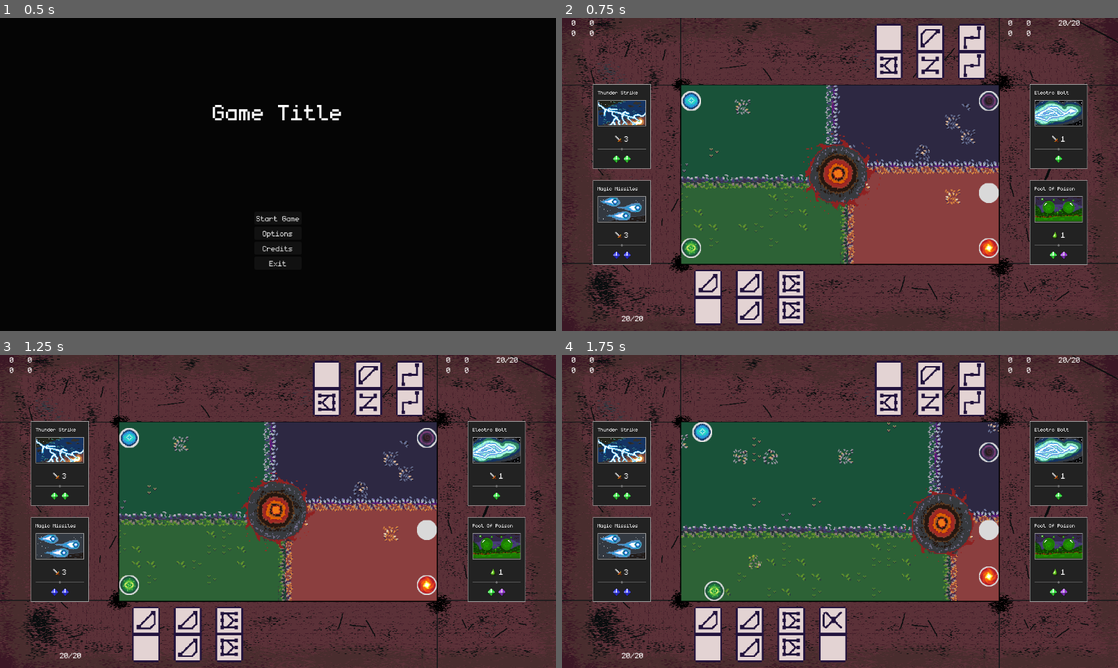
Above: before the commit, frames 1-4 (two rows, left to right).
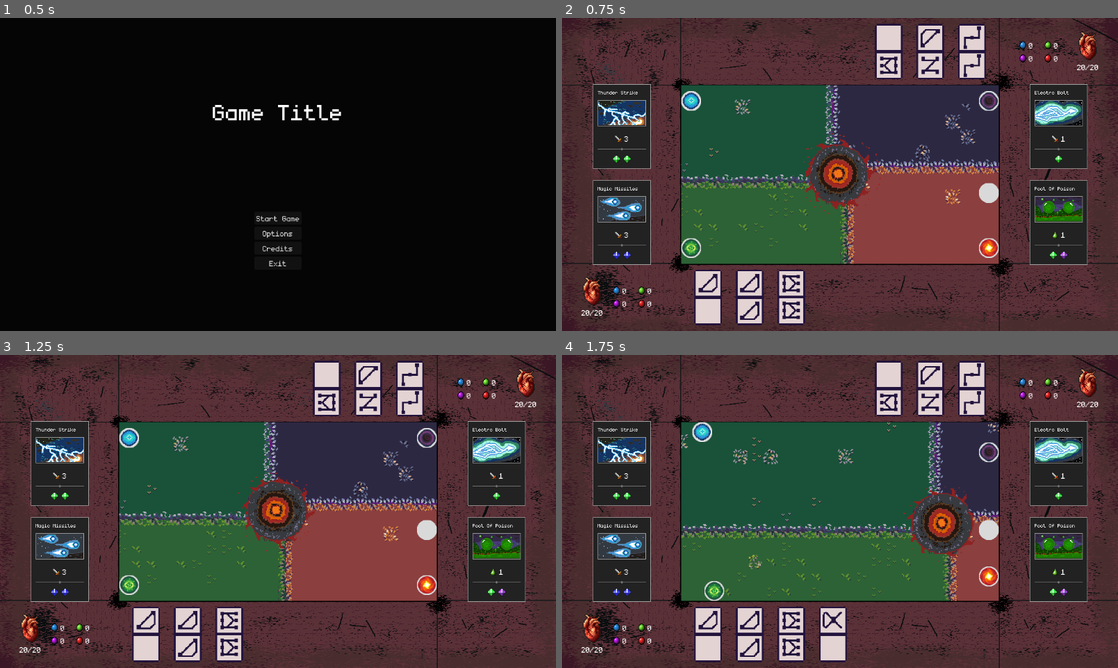
Above: after the commit, the same moments.

Repository: Juanxpeke/GD-BR2024
Game: Godot game, scene res://Core/GUI/MainMenu/main_menu.tscn
Two runs of this game, one before a commit and one after it. Both use one fixed random seed, a clock stepped at 60 frames per second and the inputs below. The engine's default icon, where the game draws it, is replaced by a stand-in: a white triangle on a blue panel in a dark square. Sound files missing from this copy of the repository are replaced by a short silence.
Inputs (mouse positions are in pixels of both pictures, inside the frame that each line leads up to):
- Up to frame 1 (0.5 s): no input
- Up to frame 2 (0.75 s): click "Start Game" at 0.5 s
- Up to frame 3 (1.25 s): no input
- Up to frame 4 (1.75 s): drag from (840, 511) to (990, 530) at 1.27 s

Frame 1 is identical in both runs. In frame 2, 1.0% of the frame differs, in the area x 1-97%, y 0-97%; in frame 3, 1.0%; in frame 4, 1.0%.

Commit message:
Improved GUI

Diff:
--- /dev/null
+++ b/Core/Entity/Boss/Merry/merry.tscn
@@ -0,0 +1,3 @@
+[gd_scene format=3 uid="uid://cigvlcm0md3r0"]
+
+[node name="Merry" type="Node2D"]
--- /dev/null
+++ b/Core/Entity/Boss/Timmy/timmy.tscn
@@ -0,0 +1,3 @@
+[gd_scene format=3 uid="uid://brf63tmxxdl7s"]
+
+[node name="Timmy" type="Node2D"]
--- a/Core/GUI/HUD/HealthContainer/health_container.gd
+++ b/Core/GUI/HUD/HealthContainer/health_container.gd
@@ -3,6 +3,7 @@
 
 var entity : Entity
 
+@onready var health_bar := %HealthBar
 @onready var health_amount := %HealthAmount
 
 # Private
@@ -13,6 +14,8 @@
 
 # Updates this health container layout
 func _update_layout() -> void:
+	health_bar.max_value = entity.health
+	health_bar.value = entity.current_health
 	health_amount.text = str(entity.current_health) + "/" + str(entity.health)
 
 
--- a/Core/GUI/HUD/HealthContainer/health_container.tscn
+++ b/Core/GUI/HUD/HealthContainer/health_container.tscn
@@ -1,14 +1,24 @@
-[gd_scene load_steps=2 format=3 uid="uid://cxuaqhfgjlku8"]
+[gd_scene load_steps=4 format=3 uid="uid://cxuaqhfgjlku8"]
 
 [ext_resource type="Script" path="res://Core/GUI/HUD/HealthContainer/health_container.gd" id="1_lnwry"]
+[ext_resource type="Texture2D" uid="uid://nkxidcqh8odl" path="res://Core/GUI/HUD/HealthContainer/health_sprite_under.png" id="2_33kd0"]
+[ext_resource type="Texture2D" uid="uid://b5yq0teep3yai" path="res://Core/GUI/HUD/HealthContainer/health_sprite_progress.png" id="3_gf1ng"]
 
-[node name="HealthContainer" type="Control"]
-layout_mode = 3
-anchors_preset = 0
+[node name="HealthContainer" type="VBoxContainer"]
+theme_override_constants/separation = 4
 script = ExtResource("1_lnwry")
+
+[node name="HealthBar" type="TextureProgressBar" parent="."]
+unique_name_in_owner = true
+custom_minimum_size = Vector2(38, 60)
+layout_mode = 2
+size_flags_horizontal = 4
+fill_mode = 3
+nine_patch_stretch = true
+texture_under = ExtResource("2_33kd0")
+texture_progress = ExtResource("3_gf1ng")
 
 [node name="HealthAmount" type="Label" parent="."]
 unique_name_in_owner = true
-layout_mode = 0
-offset_right = 40.0
-offset_bottom = 19.0
+custom_minimum_size = Vector2(32, 16)
+layout_mode = 2
--- a/Core/GUI/HUD/ManasContainer/manas_container.gd
+++ b/Core/GUI/HUD/ManasContainer/manas_container.gd
@@ -1,5 +1,12 @@
 class_name ManasContainer
 extends Control
+
+static var icons = [
+	load("res://Core/GUI/HUD/ManasContainer/pearl_1b.png"),
+	load("res://Core/GUI/HUD/ManasContainer/pearl_01d.png"),
+	load("res://Core/GUI/HUD/ManasContainer/pearl_01c.png"),
+	load("res://Core/GUI/HUD/ManasContainer/pearl_01a.png")
+]
 
 var entity : Entity
 
@@ -11,6 +18,7 @@
 
 # Updates this manas container layout
 func _update_layout(mana_type : GameManager.ManaType) -> void:
+	get_child(mana_type).mana_icon.texture = icons[mana_type]
 	get_child(mana_type).mana_amount.text = str(entity.current_manas[mana_type])
 
 
--- a/Core/GUI/HUD/ManasContainer/manas_container.tscn
+++ b/Core/GUI/HUD/ManasContainer/manas_container.tscn
@@ -4,11 +4,11 @@
 [ext_resource type="PackedScene" uid="uid://pkpsvreensab" path="res://Core/GUI/HUD/ManasContainer/mana_information.tscn" id="2_npgfx"]
 
 [node name="ManasContainer" type="HFlowContainer"]
-custom_minimum_size = Vector2(80, 40)
-offset_right = 80.0
-offset_bottom = 40.0
-theme_override_constants/h_separation = 2
-theme_override_constants/v_separation = 2
+custom_minimum_size = Vector2(100, 40)
+offset_right = 120.0
+offset_bottom = 46.0
+theme_override_constants/h_separation = 16
+theme_override_constants/v_separation = 8
 script = ExtResource("1_fg380")
 
 [node name="ArcaneManaInformation" parent="." instance=ExtResource("2_npgfx")]
--- a/Core/GUI/HUD/hud.tscn
+++ b/Core/GUI/HUD/hud.tscn
@@ -29,24 +29,32 @@
 offset_right = 247.0
 grow_vertical = 2
 script = ExtResource("2_ld556")
-health_container = NodePath("HealthContainer")
-manas_container = NodePath("ManasContainer")
+health_container = NodePath("MainInfoContainer/HealthContainer")
+manas_container = NodePath("MainInfoContainer/ManasContainer")
 skills_container = NodePath("SkillsContainer")
 
-[node name="HealthContainer" parent="PlayerInterface" instance=ExtResource("5_gf0k0")]
+[node name="MainInfoContainer" type="HBoxContainer" parent="PlayerInterface"]
 layout_mode = 1
-anchors_preset = 7
-anchor_left = 0.5
+anchors_preset = -1
 anchor_top = 1.0
-anchor_right = 0.5
+anchor_right = 1.0
 anchor_bottom = 1.0
-offset_top = -36.0
-offset_bottom = -36.0
-grow_horizontal = 2
+offset_left = 40.0
+offset_top = -120.0
+offset_right = -40.0
+offset_bottom = -20.0
 grow_vertical = 0
+pivot_offset = Vector2(0, 100)
+theme_override_constants/separation = 20
 
-[node name="ManasContainer" parent="PlayerInterface" instance=ExtResource("5_8ujv3")]
-layout_mode = 0
+[node name="HealthContainer" parent="PlayerInterface/MainInfoContainer" instance=ExtResource("5_gf0k0")]
+layout_mode = 2
+size_flags_horizontal = 0
+size_flags_vertical = 4
+
+[node name="ManasContainer" parent="PlayerInterface/MainInfoContainer" instance=ExtResource("5_8ujv3")]
+layout_mode = 2
+size_flags_vertical = 4
 
 [node name="SkillsContainer" parent="PlayerInterface" instance=ExtResource("3_6ceub")]
 layout_mode = 1
@@ -69,19 +77,30 @@
 grow_horizontal = 0
 grow_vertical = 2
 script = ExtResource("2_ld556")
-health_container = NodePath("HealthContainer")
-manas_container = NodePath("ManasContainer")
+health_container = NodePath("MainInfoContainer/HealthContainer")
+manas_container = NodePath("MainInfoContainer/ManasContainer")
 skills_container = NodePath("SkillsContainer")
 
-[node name="HealthContainer" parent="BossInterface" instance=ExtResource("5_gf0k0")]
+[node name="MainInfoContainer" type="HBoxContainer" parent="BossInterface"]
 layout_mode = 1
-anchors_preset = 5
-anchor_left = 0.5
-anchor_right = 0.5
+anchors_preset = -1
+anchor_right = 1.0
+offset_left = 40.0
+offset_top = 20.0
+offset_right = -40.0
+offset_bottom = 120.0
 grow_horizontal = 2
+pivot_offset = Vector2(167, 0)
+theme_override_constants/separation = 20
+alignment = 2
 
-[node name="ManasContainer" parent="BossInterface" instance=ExtResource("5_8ujv3")]
-layout_mode = 0
+[node name="ManasContainer" parent="BossInterface/MainInfoContainer" instance=ExtResource("5_8ujv3")]
+layout_mode = 2
+size_flags_vertical = 4
+
+[node name="HealthContainer" parent="BossInterface/MainInfoContainer" instance=ExtResource("5_gf0k0")]
+layout_mode = 2
+size_flags_vertical = 4
 
 [node name="SkillsContainer" parent="BossInterface" instance=ExtResource("3_6ceub")]
 layout_mode = 1
--- a/Core/Match/match.tscn
+++ b/Core/Match/match.tscn
@@ -36,6 +36,7 @@
 
 [node name="WorldViewport" type="SubViewport" parent="PanelContainer/WorldViewportContainer"]
 handle_input_locally = false
+audio_listener_enable_2d = true
 physics_object_picking = true
 size = Vector2i(658, 370)
 size_2d_override = Vector2i(1152, 648)
--- a/Core/World/Deck/deck.tscn
+++ b/Core/World/Deck/deck.tscn
@@ -6,6 +6,7 @@
 [ext_resource type="Texture2D" uid="uid://daayyu4557uy1" path="res://Core/World/Deck/deck_icon.png" id="4_jynjv"]
 [ext_resource type="Texture2D" uid="uid://bdhh2uoaeksbv" path="res://Core/World/Deck/deck_sheet.png" id="5_6ee6j"]
 [ext_resource type="PackedScene" uid="uid://5svqcy4l02ge" path="res://Core/World/BackgroundBoard/blocked_area_component.tscn" id="6_l87kl"]
+[ext_resource type="AudioStream" uid="uid://dngy0oiif6do0" path="res://Core/World/Deck/deck.wav" id="7_gg85p"]
 
 [sub_resource type="RectangleShape2D" id="RectangleShape2D_21rvn"]
 size = Vector2(320, 320)
@@ -162,3 +163,9 @@
 
 [node name="TemporalDominoes" type="Node2D" parent="."]
 unique_name_in_owner = true
+
+[node name="AudioStreamPlayer" type="AudioStreamPlayer2D" parent="."]
+stream = ExtResource("7_gg85p")
+volume_db = 2.0
+autoplay = true
+max_distance = 800.0
--- a/Core/World/Tower/tower.gd
+++ b/Core/World/Tower/tower.gd
@@ -16,6 +16,7 @@
 ]
 
 @export var mana_type : GameManager.ManaType = GameManager.ManaType.ARCANE
+@export var place_domino_sound : AudioStream
 
 @export var placement_area_up_blocked : bool = false
 @export var placement_area_right_blocked : bool = false
@@ -45,6 +46,7 @@
 
 # Called when a domino is placed in the tower placement component
 func _on_domino_placed(domino : Domino, entity : Entity) -> void:
+	AudioManager.play_sound(place_domino_sound, false, 0.2)
 	extractions += 1
 
 	var explosion_needed_extractions = explosions_needed_extractions[min(explosions, explosions_needed_extractions.size() - 1)]
--- a/Core/World/Tower/tower.tscn
+++ b/Core/World/Tower/tower.tscn
@@ -11,12 +11,6 @@
 
 [node name="Tower" type="Node2D"]
 script = ExtResource("1_3jabf")
-mana_type = null
-placement_area_up_blocked = null
-placement_area_right_blocked = null
-placement_area_down_blocked = null
-placement_area_left_blocked = null
-cell_centered = null
 
 [node name="StaticPlacementComponent" parent="." instance=ExtResource("2_5thyv")]
 unique_name_in_owner = true
--- a/Core/World/world.tscn
+++ b/Core/World/world.tscn
@@ -6,7 +6,11 @@
 [ext_resource type="PackedScene" uid="uid://bhocyg0fa2g7q" path="res://Core/World/BackgroundBoard/background_board.tscn" id="3_wqx2r"]
 [ext_resource type="PackedScene" uid="uid://dofg2y01ecigr" path="res://Core/World/PassGuy/pass_guy.tscn" id="4_nv1wp"]
 [ext_resource type="PackedScene" uid="uid://b3kbu23fy2cjm" path="res://Core/World/Tower/tower.tscn" id="4_oicnk"]
+[ext_resource type="AudioStream" uid="uid://4aukqxv7q8gh" path="res://SFX/arcane_mana.wav" id="7_mcmbn"]
 [ext_resource type="Shader" path="res://Core/Domino/domino_charged.gdshader" id="7_prheb"]
+[ext_resource type="AudioStream" uid="uid://daeslwam43iyp" path="res://SFX/nature_mana.wav" id="9_1og6j"]
+[ext_resource type="AudioStream" uid="uid://d0kmrnnle7gy6" path="res://SFX/dark_mana.wav" id="10_0yfp8"]
+[ext_resource type="AudioStream" uid="uid://b5ggygaigxquy" path="res://SFX/inferno_mana.wav" id="11_2drgu"]
 
 [sub_resource type="ShaderMaterial" id="ShaderMaterial_7j6xm"]
 shader = ExtResource("7_prheb")
@@ -57,27 +61,44 @@
 
 [node name="ArcaneTower" parent="Structures/Towers" instance=ExtResource("4_oicnk")]
 position = Vector2(-1200, -592)
+mana_type = 0
+place_domino_sound = ExtResource("7_mcmbn")
 placement_area_up_blocked = true
+placement_area_right_blocked = false
+placement_area_down_blocked = false
 placement_area_left_blocked = true
 charged_domino_material = SubResource("ShaderMaterial_7j6xm")
+cell_centered = true
 
 [node name="NatureTower" parent="Structures/Towers" instance=ExtResource("4_oicnk")]
 position = Vector2(-1200, 592)
 mana_type = 1
+place_domino_sound = ExtResource("9_1og6j")
+placement_area_up_blocked = false
+placement_area_right_blocked = false
 placement_area_down_blocked = true
 placement_area_left_blocked = true
 charged_domino_material = SubResource("ShaderMaterial_edrrx")
+cell_centered = true
 
 [node name="DarkTower" parent="Structures/Towers" instance=ExtResource("4_oicnk")]
 position = Vector2(1200, -592)
 mana_type = 2
+place_domino_sound = ExtResource("10_0yfp8")
 placement_area_up_blocked = true
 placement_area_right_blocked = true
+placement_area_down_blocked = false
+placement_area_left_blocked = false
 charged_domino_material = SubResource("ShaderMaterial_uodm6")
+cell_centered = true
 
 [node name="InfernoTower" parent="Structures/Towers" instance=ExtResource("4_oicnk")]
 position = Vector2(1200, 592)
 mana_type = 3
+place_domino_sound = ExtResource("11_2drgu")
+placement_area_up_blocked = false
 placement_area_right_blocked = true
 placement_area_down_blocked = true
+placement_area_left_blocked = false
 charged_domino_material = SubResource("ShaderMaterial_611ag")
+cell_centered = true
--- a/Global/Skills/BlackHole/black_hole.tres
+++ b/Global/Skills/BlackHole/black_hole.tres
@@ -1,8 +1,9 @@
-[gd_resource type="Resource" script_class="Skill" load_steps=5 format=3 uid="uid://b2nfvb03ijhum"]
+[gd_resource type="Resource" script_class="Skill" load_steps=6 format=3 uid="uid://b2nfvb03ijhum"]
 
 [ext_resource type="Script" path="res://Global/Skills/Effects/damage_effect.gd" id="1_vto0g"]
 [ext_resource type="Script" path="res://Global/Skills/skill.gd" id="1_yhq3d"]
 [ext_resource type="Texture2D" uid="uid://dpgxdhihbuk2l" path="res://Global/Skills/BlackHole/black_hole.png" id="3_1cqia"]
+[ext_resource type="AudioStream" uid="uid://vk57se0l8qdy" path="res://Global/Skills/BlackHole/black_hole.wav" id="3_77sef"]
 
 [sub_resource type="Resource" id="Resource_cphgy"]
 script = ExtResource("1_vto0g")
@@ -12,6 +13,7 @@
 script = ExtResource("1_yhq3d")
 name = "Black Hole"
 sprite = ExtResource("3_1cqia")
+sound = ExtResource("3_77sef")
 description = ""
 effects = Array[Resource("res://Global/Skills/Effects/effect.gd")]([SubResource("Resource_cphgy")])
 manas_needed = Array[int]([0, 0, 2, 0])
--- a/Global/Skills/DarkBlast/dark_blast.tres
+++ b/Global/Skills/DarkBlast/dark_blast.tres
@@ -1,7 +1,8 @@
-[gd_resource type="Resource" script_class="Skill" load_steps=5 format=3 uid="uid://b2dlwhdl2n1uq"]
+[gd_resource type="Resource" script_class="Skill" load_steps=6 format=3 uid="uid://b2dlwhdl2n1uq"]
 
 [ext_resource type="Script" path="res://Global/Skills/Effects/damage_effect.gd" id="1_jgq5f"]
 [ext_resource type="Script" path="res://Global/Skills/skill.gd" id="1_ovk2h"]
+[ext_resource type="AudioStream" uid="uid://d2d6vwjmepr0g" path="res://Global/Skills/DarkBlast/dark_blast.wav" id="3_3g4rb"]
 [ext_resource type="Texture2D" uid="uid://doe6xlvmlxawn" path="res://Global/Skills/DarkBlast/dark_blast.png" id="3_woq14"]
 
 [sub_resource type="Resource" id="Resource_3af4o"]
@@ -12,6 +13,7 @@
 script = ExtResource("1_ovk2h")
 name = "Dark Blast"
 sprite = ExtResource("3_woq14")
+sound = ExtResource("3_3g4rb")
 description = ""
 effects = Array[Resource("res://Global/Skills/Effects/effect.gd")]([SubResource("Resource_3af4o")])
 manas_needed = Array[int]([0, 0, 1, 0])
--- a/Global/Skills/ThunderStrike/thunder_strike.tres
+++ b/Global/Skills/ThunderStrike/thunder_strike.tres
@@ -1,8 +1,9 @@
-[gd_resource type="Resource" script_class="Skill" load_steps=5 format=3 uid="uid://byieqmhcqmo4t"]
+[gd_resource type="Resource" script_class="Skill" load_steps=6 format=3 uid="uid://byieqmhcqmo4t"]
 
 [ext_resource type="Script" path="res://Global/Skills/skill.gd" id="1_gcvuf"]
 [ext_resource type="Script" path="res://Global/Skills/Effects/damage_effect.gd" id="1_okqtn"]
 [ext_resource type="Texture2D" uid="uid://b4l3oltvyhanc" path="res://Global/Skills/ThunderStrike/thunder_strike.png" id="2_skxee"]
+[ext_resource type="AudioStream" uid="uid://dissbyoku4owg" path="res://Global/Skills/ThunderStrike/thunder_strike.wav" id="3_ill2i"]
 
 [sub_resource type="Resource" id="Resource_mw21p"]
 script = ExtResource("1_okqtn")
@@ -12,6 +13,7 @@
 script = ExtResource("1_gcvuf")
 name = "Thunder Strike"
 sprite = ExtResource("2_skxee")
+sound = ExtResource("3_ill2i")
 description = ""
 effects = Array[Resource("res://Global/Skills/Effects/effect.gd")]([SubResource("Resource_mw21p")])
 manas_needed = Array[int]([0, 2, 0, 0])
--- a/Global/audio_manager.gd
+++ b/Global/audio_manager.gd
@@ -1,18 +1,56 @@
 extends Node
 
-var audio_stream_player : AudioStreamPlayer = AudioStreamPlayer.new()
+signal sound_played
+
+const MINIMUM_SOUND_DELAY : float = 0.01
+
+var sounds_queue : Array[AudioStream] = []
+
+var sound_stream_player : AudioStreamPlayer = AudioStreamPlayer.new()
+var sound_stream_player_2 : AudioStreamPlayer = AudioStreamPlayer.new()
 
 # Private
 
 # Called when the node enters the scene tree for the first time
 func _ready() -> void:
-	add_child(audio_stream_player)
-
+	add_child(sound_stream_player)
+	add_child(sound_stream_player_2)
 
 # Public
 
+# Queues the given sound
+func queue_sound(sound : AudioStream) -> void:
+	if not sound in sounds_queue:
+		sounds_queue.append(sound)
+
+	if not sound_stream_player.playing:
+		play_next_queued_sound()
+
+# Plays the next queued sound
+func play_next_queued_sound() -> void:
+	if not sounds_queue.is_empty():
+		sound_stream_player.stop()
+		sound_stream_player.stream = sounds_queue.pop_front()
+		sound_stream_player.play()
+		await sound_stream_player.finished
+		play_next_queued_sound()
+
 # Plays the given sound
-func play_sound(sound : AudioStream) -> void:
-	audio_stream_player.stop()
-	audio_stream_player.stream = sound
-	audio_stream_player.play()
+func play_sound(sound : AudioStream, override : bool = false, delay : float = 0.0) -> void:
+	if delay > MINIMUM_SOUND_DELAY:
+		await get_tree().create_timer(delay).timeout
+
+	if override:
+		sound_stream_player_2.stop()
+		sound_stream_player.stop()
+		sound_stream_player.stream = sound
+		sound_stream_player.play()
+	else:
+		if sound_stream_player.playing:
+			sound_stream_player_2.stop()
+			sound_stream_player_2.stream = sound
+			sound_stream_player_2.play()
+		else:
+			sound_stream_player.stop()
+			sound_stream_player.stream = sound
+			sound_stream_player.play()
Binary file added: Core/GUI/HUD/HealthContainer/health_sprite_over.png
Binary file added: Core/GUI/HUD/HealthContainer/health_sprite_progress.png
Binary file added: Core/GUI/HUD/HealthContainer/health_sprite_under.png
Binary file added: Core/GUI/HUD/ManasContainer/pearl_01a.png
Binary file added: Core/GUI/HUD/ManasContainer/pearl_01c.png
Binary file added: Core/GUI/HUD/ManasContainer/pearl_01d.png
Binary file added: Core/GUI/HUD/ManasContainer/pearl_1b.png
Not shown: 1 places in Core/World/BackgroundBoard/background_board.tres that only renumber resources
Not shown: 1 places in Core/World/Deck/deck.tscn that only renumber resources
Not shown: 1 places in Core/World/world.tscn that only renumber resources
Not shown, added: Global/Skills/BlackHole/black_hole.wav
Not shown, added: Global/Skills/DarkBlast/dark_blast.wav
(and 4 more such lines)
